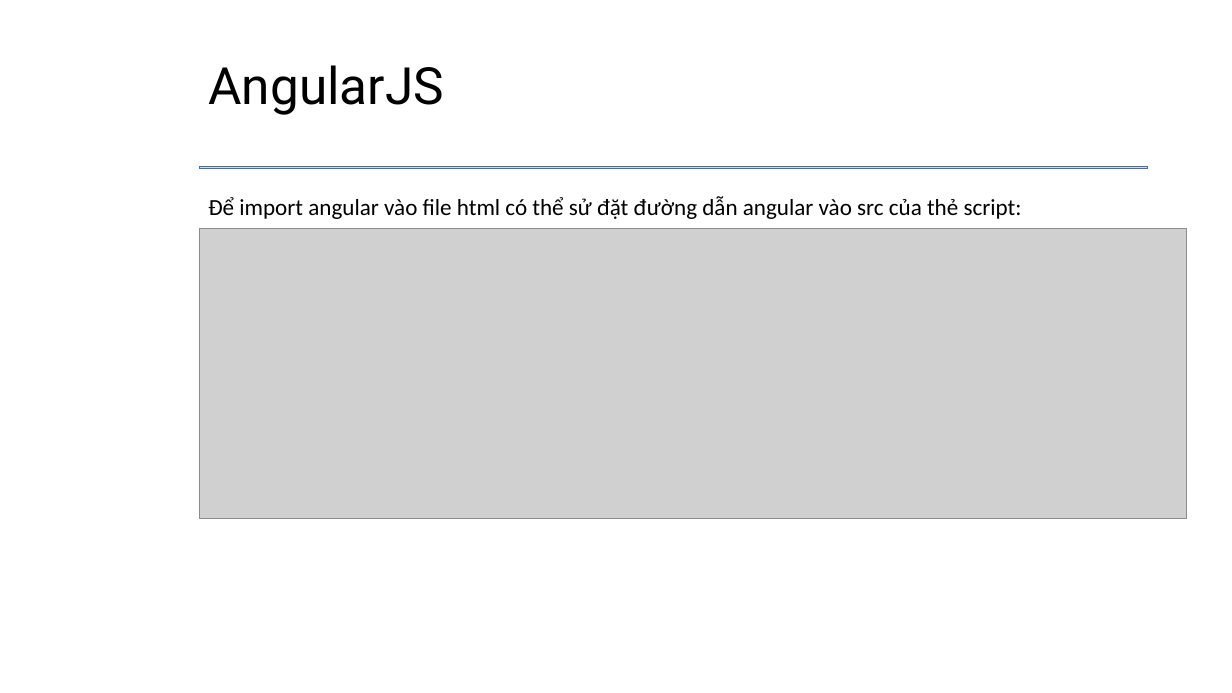
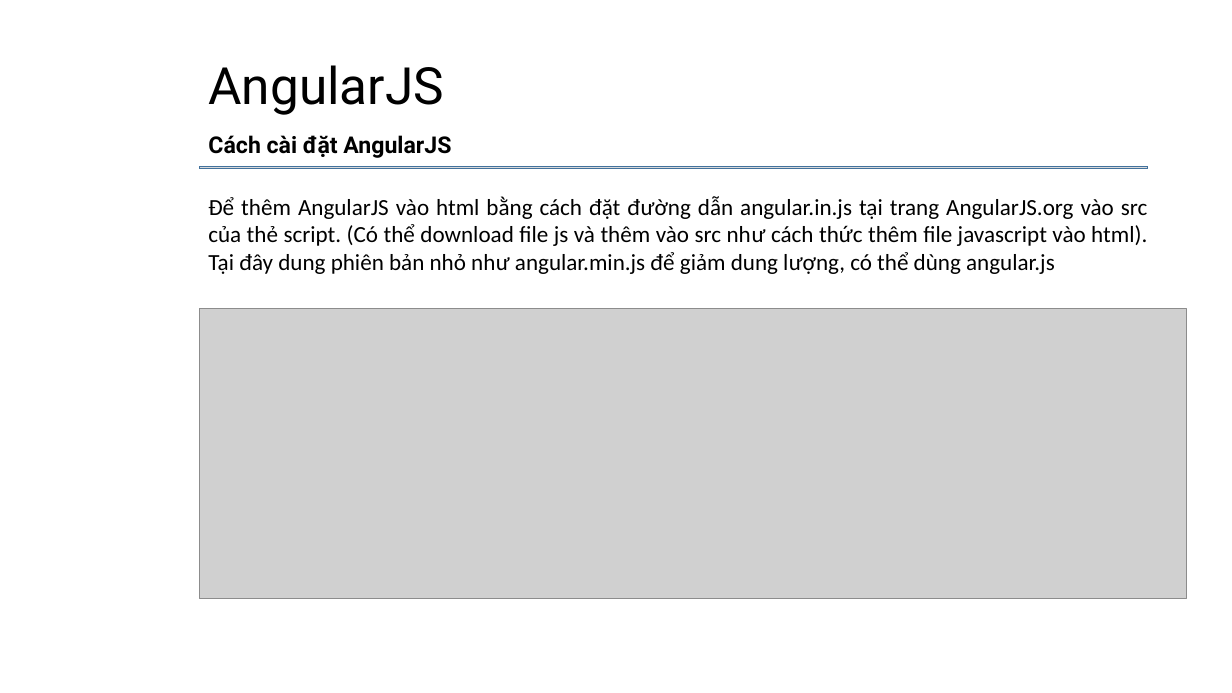
Before and after one commit to daotuyen9244/Indruino-Iot-Project, a slide deck: slide 5 of FW/Minh/Task4/Task4 - Minh.pptx. Drawn at 1232x693 pixels with LibreOffice and Linux fonts; fonts in the diff are those of the drawing; grey boxes stand for pictures; background and template pictures are left out. Boxes give left, top, right and bottom in pixels: in the first picture for what was removed or moved away, otherwise in the second. Text is boxed around its words. In the diff, an @@ line names an element or a change of style, - is before the commit and + after.

```diff
--- a/FW/Minh/Task4/Task4 - Minh.pptx
+++ b/FW/Minh/Task4/Task4 - Minh.pptx
@@ subtitle added at (208,135,451,158), 18 pt, text #000000, bold @@
+Cách cài đặt AngularJS
@@ text at (208,196,1147,274): text changed @@
-Để import angular vào file html có thể sử đặt đường dẫn angular vào src của thẻ script:
+Để thêm AngularJS vào html bằng cách đặt đường dẫn angular.in.js tại trang AngularJS.org vào src của thẻ script. (Có thể download file js và thêm vào src như cách thức thêm file javascript vào html). Tại đây dung phiên bản nhỏ như angular.min.js để giảm dung lượng, có thể dùng angular.js
@@ picture: place and size @@
-picture at (200,229,1187,519)
+picture at (200,309,1187,599)
```
Also in this commit, not shown: 4 other slides changed, 5 slides added, 2 slides removed, 1 other file.
